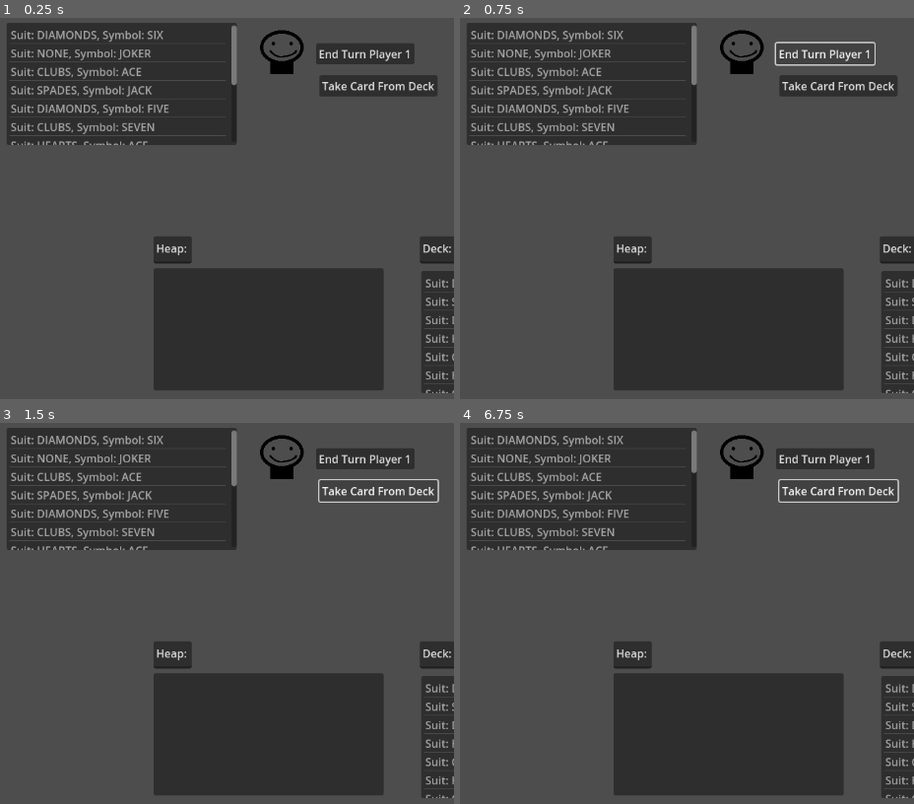
Above: before the commit, frames 1-4 (two rows, left to right).
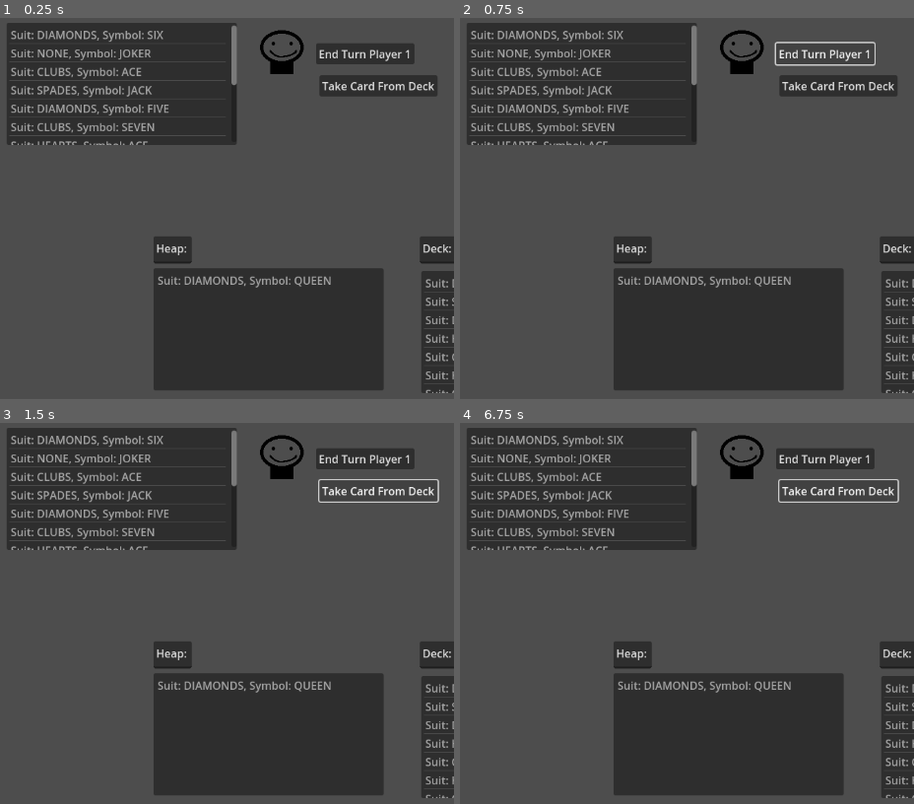
Above: after the commit, the same moments.

Repository: Brentem/JokerRummy
Game: Godot game, scene res://scenes/main.tscn
The game is run twice, just before and just after one commit, with the same random seed, the same clock (stepped at 60 frames per second) and the same inputs.
Inputs:
- Up to frame 1 (0.25 s): no input
- Up to frame 2 (0.75 s): click "End Turn Player 1" at 0.5 s
- Up to frame 3 (1.5 s): click "Take Card From Deck" at 1.25 s
- Up to frame 4 (6.75 s): click "End Turn Player 1" at 2 s; click "Take Card From Deck" at 2.75 s; click "End Turn Player 1" at 3.5 s; click "Take Card From Deck" at 4.25 s; tap Enter at 5, 6.5 s; tap Space at 5.75 s

The runs differ from the first frame. In frame 1, 0.4% of the frame differs, in the area x 34-73%, y 67-71%; in frame 2, 0.4%; in frame 3, 0.4%; in frame 4, 0.5%, in the area x 34-73%, y 12-71%.

Commit message:
Player can throw card on heap.

Diff:
--- a/project/scenes/main.tscn
+++ b/project/scenes/main.tscn
@@ -63,6 +63,20 @@
 offset_bottom = 959.0
 text = "Take Card From Deck"
 
+[node name="HeapButton1" type="Button" parent="Buttons"]
+offset_left = 1158.0
+offset_top = 37.0
+offset_right = 1331.0
+offset_bottom = 68.0
+text = "Put card on heap"
+
+[node name="HeapButton2" type="Button" parent="Buttons"]
+offset_left = 1158.0
+offset_top = 883.0
+offset_right = 1331.0
+offset_bottom = 914.0
+text = "Put card on heap"
+
 [node name="ItemLists" type="Node" parent="."]
 
 [node name="DeckList" type="ItemList" parent="ItemLists"]
@@ -82,12 +96,14 @@
 offset_top = 7.0
 offset_right = 834.0
 offset_bottom = 186.0
+select_mode = 1
 
 [node name="PlayerTwoList" type="ItemList" parent="ItemLists"]
 offset_left = 488.0
 offset_top = 788.0
 offset_right = 825.0
 offset_bottom = 967.0
+select_mode = 1
 
 [node name="Player1" parent="." instance=ExtResource("3_a3nih")]
 position = Vector2(900, 50)
@@ -99,3 +115,5 @@
 [connection signal="pressed" from="Buttons/TurnButton2" to="." method="_on_turn_button_pressed" binds= [1]]
 [connection signal="pressed" from="Buttons/DeckButton1" to="." method="_on_action_button_pressed" binds= ["DeckButton", 0]]
 [connection signal="pressed" from="Buttons/DeckButton2" to="." method="_on_action_button_pressed" binds= ["DeckButton", 1]]
+[connection signal="pressed" from="Buttons/HeapButton1" to="." method="_on_action_button_pressed" binds= ["HeapButton", 0]]
+[connection signal="pressed" from="Buttons/HeapButton2" to="." method="_on_action_button_pressed" binds= ["HeapButton", 1]]
--- a/project/scripts/main.gd
+++ b/project/scripts/main.gd
@@ -5,38 +5,56 @@
 const cardOffset := 150
 
 const DeckButton := "DeckButton"
+const HeapButton := "HeapButton"
 
 var deck : Deck = Deck.new()
 var playerList : Array[ItemList] = []
+var playerCards := []
+var heapCards : Array[CardInfo] = []
+var loadLists : bool = false
 
 # Called when the node enters the scene tree for the first time.
 func _ready():
-
-	# NOTE: Begin of code to add card sprites to scene
-	#var cardOnePosition := Vector2(-800, 150)
-	#var cardTwoPosition := Vector2(-800, -150)
-	#
-	#for i in 13:
-		#$Player1.AddCard(deck.GetCardFromDeck(), cardOnePosition)
-		#$Player2.AddCard(deck.GetCardFromDeck(), cardTwoPosition)
-		#cardOnePosition.x += 130
-		#cardTwoPosition.x += 130
-	# NOTE: End of code to add card sprites to scene
-
 	playerList.append($ItemLists/PlayerOneList)
 	playerList.append($ItemLists/PlayerTwoList)
 
+	var test : Array[CardInfo] = []
+	playerCards.append(test.duplicate(true))
+	playerCards.append(test.duplicate(true))
+
 	for i in 13:
-		playerList[0].add_item(deck.GetCardFromDeck().to_string())
-		playerList[1].add_item(deck.GetCardFromDeck().to_string())
+		playerCards[0].append(deck.GetCardFromDeck())
+		playerCards[1].append(deck.GetCardFromDeck())
+
+	heapCards.append(deck.GetCardFromDeck())
+	loadLists = true
 
 # Called every frame. 'delta' is the elapsed time since the previous frame.
 func _process(delta):
+	if loadLists:
+		loadLists = false
+		for i in $TurnSystem.players.size():
+			playerList[i].clear()
+			for j in playerCards[i].size():
+				playerList[i].add_item(playerCards[i][j].to_string())
+
+		$ItemLists/HeapList.clear()
+		for item in heapCards:
+			$ItemLists/HeapList.add_item(item.to_string())
+
 	for i in $TurnSystem.players.size():
 		if $TurnSystem.players[i].takingCardFromDeck:
-			playerList[i].add_item(deck.GetCardFromDeck().to_string())
+			playerCards[i].append(deck.GetCardFromDeck())
+			loadLists = true
 			$TurnSystem.players[i].actionTaken = true
 			$TurnSystem.players[i].takingCardFromDeck = false
+		elif $TurnSystem.players[i].puttingCardOnHeap:
+			var id := playerCardSelected(i)
+			var card : CardInfo = playerCards[i].pop_at(id)
+			heapCards.append(card)
+			loadLists = true
+			$TurnSystem.players[i].puttingCardOnHeap = false
+			$TurnSystem.players[i].allowedToPassTurn = true
 
 	if deck._elementTaken:
 		deck._elementTaken = false
@@ -50,3 +68,19 @@
 func _on_action_button_pressed(button_type: String, id: int) -> void:
 	if button_type == DeckButton:
 		$TurnSystem.DeckAction(id)
+	elif button_type == HeapButton:
+		$TurnSystem.HeapAction(id)
+
+func playerCardSelected(playerId: int) -> int:
+	var count := 0
+	var val := 0
+
+	for i in playerList[playerId].item_count:
+		if playerList[playerId].is_selected(i):
+			count += 1
+			val = i
+
+	if (count > 1) || (count == 0):
+		return -1
+
+	return val
--- a/project/scripts/player.gd
+++ b/project/scripts/player.gd
@@ -9,7 +9,9 @@
 const Symbol = CardTypes.Symbol
 
 var takingCardFromDeck : bool = false
+var puttingCardOnHeap : bool = false
 var actionTaken : bool = false
+var allowedToPassTurn : bool = false
 var hasTurn : bool = false
 
 # Called when the node enters the scene tree for the first time.
@@ -20,7 +22,7 @@
 func _process(delta: float) -> void:
 	pass
 
-# TODO: This functions is not used currently.
+# NOTE: This functions is not used currently.
 func AddCard(cardInfo: CardInfo, position: Vector2) -> void:
 	var card = card_scene.instantiate()
 	card.SetCardType(cardInfo)
--- a/project/scripts/turn_system.gd
+++ b/project/scripts/turn_system.gd
@@ -23,10 +23,11 @@
 	if id >= players.size():
 		return
 
-	if players[id].hasTurn and players[id].actionTaken:
+	if players[id].hasTurn and players[id].allowedToPassTurn:
 		for player in players:
 			player.hasTurn = false
 			player.actionTaken = false
+			player.allowedToPassTurn = false
 
 		var index := id + 1
 		if index == players.size():
@@ -41,3 +42,14 @@
 		return
 
 	player.takingCardFromDeck = true
+
+func HeapAction(id: int) -> void:
+	var player := players[id]
+
+	if !player.actionTaken and player.hasTurn:
+		return
+
+	if player.allowedToPassTurn:
+		return
+
+	player.puttingCardOnHeap = true
